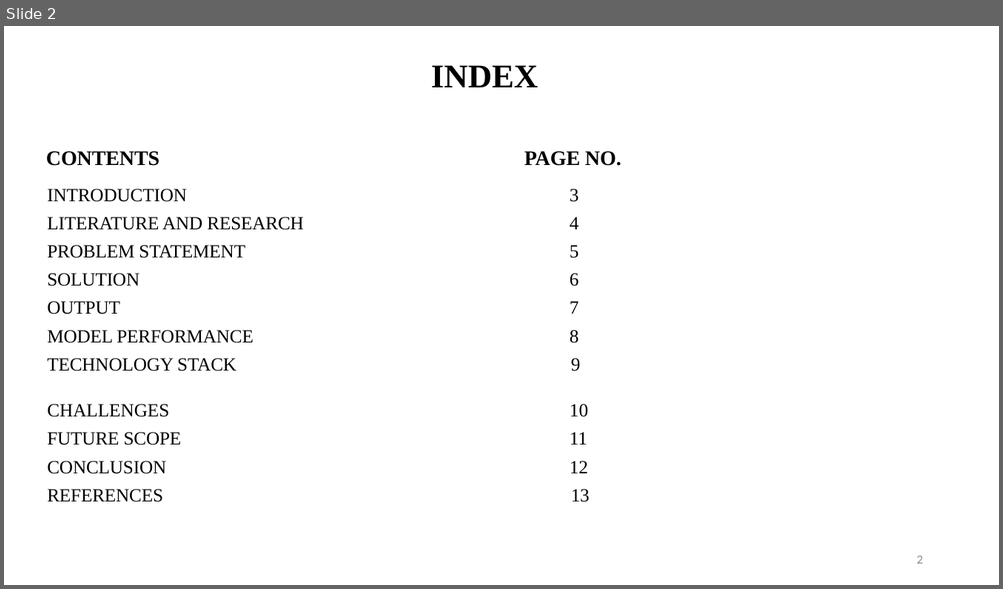
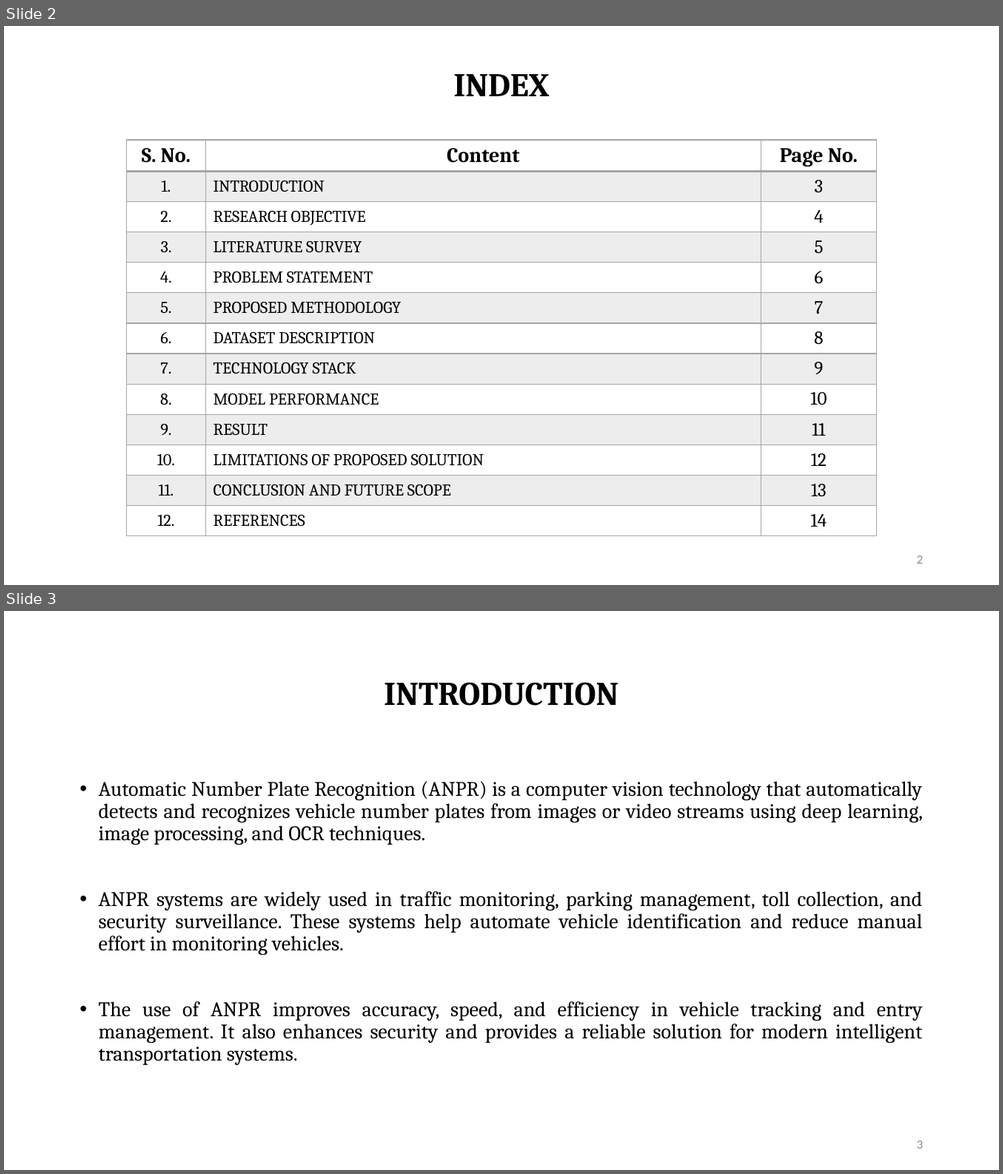
Before and after one commit to aryann-21/ALPR, a slide deck: MAJOR_PPT.pptx. Shown one above the other, each under a label of ours: slide 2 before the commit, slides 2 and 3 after it. The pictures are 1003x589 and 1003x1174 pixels, drawn with LibreOffice and Linux fonts; fonts in the diff are those of the drawing. Boxes give left, top, right and bottom in pixels: in the first picture for what was removed or moved away, otherwise in the second. Text is boxed around its words. In the diff, an @@ line names an element or a change of style, - is before the commit and + after.

```diff
--- a/MAJOR_PPT.pptx
+++ b/MAJOR_PPT.pptx
@@ slide 3 added at [4,611,999,1170], background #FFFFFF @@
@@ title added at [384,682,618,706], 32 pt, text #000000, bold @@
+INTRODUCTION
@@ text added at [99,781,922,1065], 20 pt, text #000000 @@
+• Automatic Number Plate Recognition (ANPR) is a computer vision technology that automatically detects and recognizes vehicle number plates from images or video streams using deep learning, image processing, and OCR techniques.
+• ANPR systems are widely used in traffic monitoring, parking management, toll collection, and security surveillance. These systems help automate vehicle identification and reduce manual effort in monitoring vehicles.
+• The use of ANPR improves accuracy, speed, and efficiency in vehicle tracking and entry management. It also enhances security and provides a reliable solution for modern intelligent transportation systems.
@@ page number added at [916,1141,922,1149], 12 pt, text #8C8C8C @@
+3
@@ slide 2 changed as well @@
@@ title "INDEX": place and size @@
-title "INDEX" at [431,65,538,87]
+title "INDEX" at [453,74,549,96]
@@ title "INDEX" at [453,74,549,96]: font Times New Roman to Cambria @@
@@ text removed at [46,151,621,503] @@
-CONTENTS PAGE NO.
-INTRODUCTION 3
-LITERATURE AND RESEARCH 4
-PROBLEM STATEMENT 5
-SOLUTION 6
-OUTPUT 7
-MODEL PERFORMANCE 8
-TECHNOLOGY STACK 9
-CHALLENGES 10
-FUTURE SCOPE 11
-CONCLUSION 12
-REFERENCES 13
@@ table added at [126,140,877,538], 13 rows, 3 columns @@
+S. No. | Content | Page No.
+1. | INTRODUCTION | 3
+2. | RESEARCH OBJECTIVE | 4
+3. | LITERATURE SURVEY | 5
+4. | PROBLEM STATEMENT | 6
+5. | PROPOSED METHODOLOGY | 7
+6. | DATASET DESCRIPTION | 8
+7. | TECHNOLOGY STACK | 9
+8. | MODEL PERFORMANCE | 10
+9. | RESULT | 11
+10. | LIMITATIONS OF PROPOSED SOLUTION | 12
+11. | CONCLUSION AND FUTURE SCOPE | 13
+12. | REFERENCES | 14
```
Also in this commit, not shown: 3 other slides changed, 9 other slides added, 9 slides removed, 1 other file.
